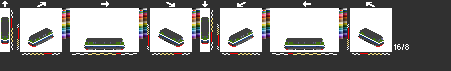
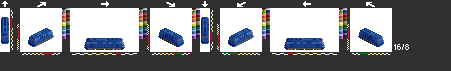
Layer changes from the first w=451, h=71 image to the second:
hid "ttt1" over [1, 17, 384, 50]
hid "mz2", painted on it over [1, 17, 384, 50]
showed "mz1", painted on it over [1, 17, 384, 50]
